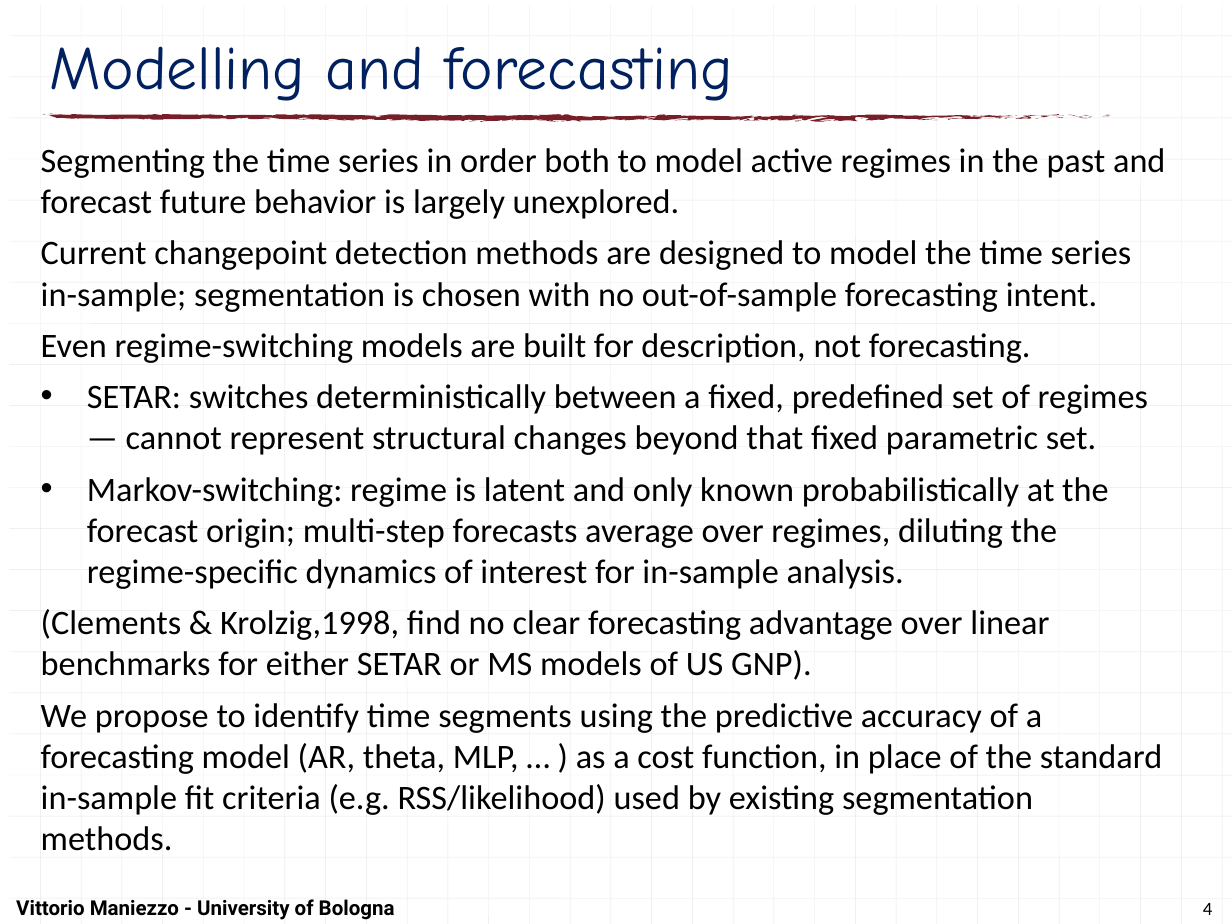
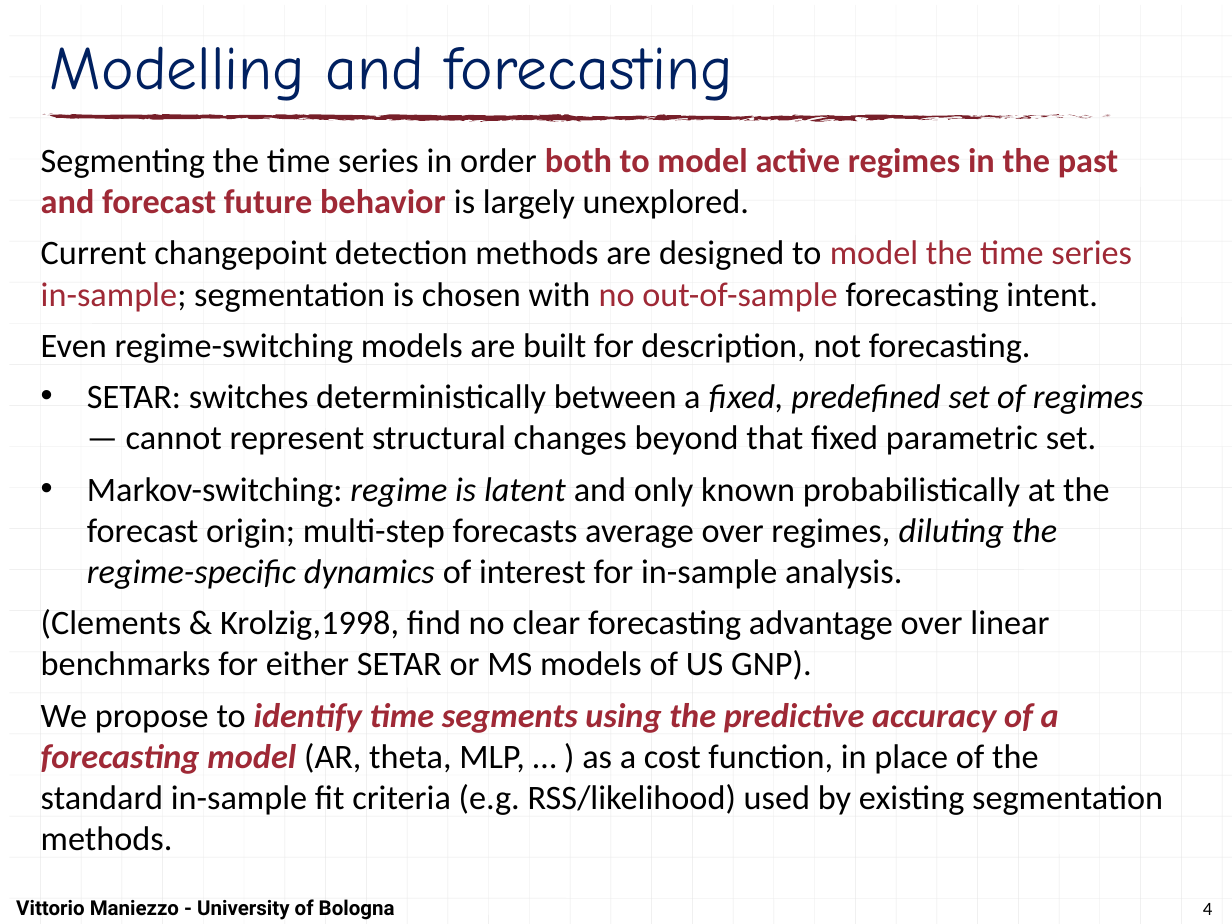
Before and after one commit to maniezzo/segmentation, a slide deck: slide 4 of doc/IOCFC26/forecastSegmentation.pptx. Drawn at 1232x924 pixels with LibreOffice and Linux fonts; fonts in the diff are those of the drawing. Boxes give left, top, right and bottom in pixels: in the first picture for what was removed or moved away, otherwise in the second. Text is boxed around its words. In the diff, an @@ line names an element or a change of style, - is before the commit and + after.

```diff
--- a/doc/IOCFC26/forecastSegmentation.pptx
+++ b/doc/IOCFC26/forecastSegmentation.pptx
@@ text at bbox=[41, 148, 1163, 851]: text colour #000000 to #9F2936 in "both to model active regimes in the ...", "model the time series in-sample; no out-of-sample", "identify time segments using the predictive accuracy ..."; bold on in "both to model active regimes in the ...", "identify time segments using the predictive accuracy ..."; italic on in "fixed, predefined set of regimes", "regime is latent diluting the regime-specific dynamics", "identify time segments using the predictive accuracy ..." @@
```
Also in this commit, not shown: 4 other slides changed.
